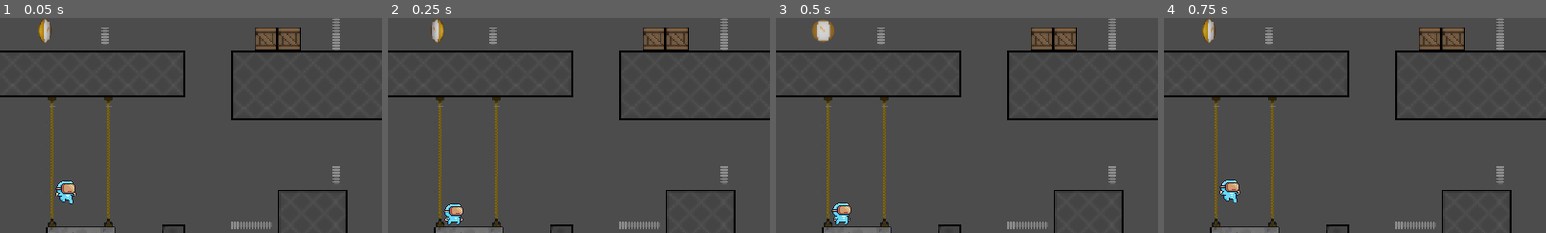
Above: before the commit, frames 1-4 (left to right).
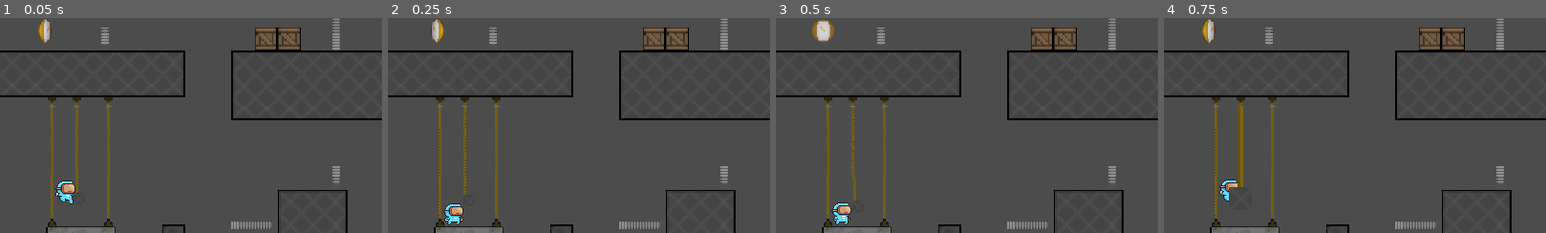
Above: after the commit, the same moments.

Repository: Maratonec/ClockWiseRun
Game: Godot game, scene res://Levels/one.tscn
Two runs of this game, one before a commit and one after it. Both use one fixed random seed, a clock stepped at 60 frames per second and the inputs below.
Inputs:
- Up to frame 1 (0.05 s): no input
- Up to frame 2 (0.25 s): no input
- Up to frame 3 (0.5 s): no input
- Up to frame 4 (0.75 s): hold D (right) from 0.53 s (still down); hold R (R) from 0.53 s (still down)
The pictures show only the part of the screen within x 0-50%, y 41-91%; the shares and areas given below are measured in that part.

The runs differ from the first frame. In frame 1, 0.4% of the frame differs, in the area x 19-22%, y 36-84%; in frame 2, 0.4%; in frame 3, 0.4%; in frame 4, 0.8%, in the area x 17-22%, y 36-86%.

Commit message:
Ropes on platform part 1

Diff:
--- a/Levels/one.tscn
+++ b/Levels/one.tscn
@@ -19,6 +19,7 @@
 [ext_resource path="res://Assets/Clock/10.png" type="Texture" id=17]
 [ext_resource path="res://Assets/Clock/12.png" type="Texture" id=18]
 [ext_resource path="res://Assets/Virtual Guy/Jump (32x32).png" type="Texture" id=19]
+[ext_resource path="res://Util/Rope/Chain.tscn" type="PackedScene" id=20]
 
 [sub_resource type="SpriteFrames" id=1]
 animations = [ {
@@ -125,11 +126,6 @@
 
 [sub_resource type="SpriteFrames" id=26]
 animations = [ {
-"frames": [ ExtResource( 19 ) ],
-"loop": true,
-"name": "Jump",
-"speed": 12.0
-}, {
 "frames": [ SubResource( 3 ), SubResource( 4 ), SubResource( 5 ), SubResource( 6 ), SubResource( 7 ), SubResource( 8 ), SubResource( 9 ), SubResource( 10 ), SubResource( 11 ), SubResource( 12 ), SubResource( 13 ), SubResource( 14 ) ],
 "loop": true,
 "name": "Run",
@@ -144,6 +140,11 @@
 "loop": true,
 "name": "Fall",
 "speed": 5.0
+}, {
+"frames": [ ExtResource( 19 ) ],
+"loop": true,
+"name": "Jump",
+"speed": 12.0
 } ]
 
 [sub_resource type="ConvexPolygonShape2D" id=27]
@@ -198,4 +199,8 @@
 shape = SubResource( 27 )
 
 [node name="OnScreen" type="VisibilityNotifier2D" parent="Player"]
+
+[node name="Chain" parent="." instance=ExtResource( 20 )]
+position = Vector2( 106, 360 )
+loops = 30
 [connection signal="body_entered" from="Clock" to="Player" method="_on_Clock_body_entered"]
--- a/Levels/three.tscn
+++ b/Levels/three.tscn
@@ -21,96 +21,96 @@
 [ext_resource path="res://Util/fps_label.tscn" type="PackedScene" id=19]
 
 [sub_resource type="AtlasTexture" id=1]
-atlas = ExtResource( 6 )
+atlas = ExtResource( 7 )
 region = Rect2( 0, 0, 32, 32 )
 
 [sub_resource type="AtlasTexture" id=2]
-atlas = ExtResource( 6 )
+atlas = ExtResource( 7 )
 region = Rect2( 32, 0, 32, 32 )
 
 [sub_resource type="AtlasTexture" id=3]
-atlas = ExtResource( 6 )
+atlas = ExtResource( 7 )
 region = Rect2( 64, 0, 32, 32 )
 
 [sub_resource type="AtlasTexture" id=4]
-atlas = ExtResource( 6 )
+atlas = ExtResource( 7 )
 region = Rect2( 96, 0, 32, 32 )
 
 [sub_resource type="AtlasTexture" id=5]
-atlas = ExtResource( 6 )
+atlas = ExtResource( 7 )
 region = Rect2( 128, 0, 32, 32 )
 
 [sub_resource type="AtlasTexture" id=6]
-atlas = ExtResource( 6 )
+atlas = ExtResource( 7 )
 region = Rect2( 160, 0, 32, 32 )
 
 [sub_resource type="AtlasTexture" id=7]
-atlas = ExtResource( 6 )
+atlas = ExtResource( 7 )
 region = Rect2( 192, 0, 32, 32 )
 
 [sub_resource type="AtlasTexture" id=8]
-atlas = ExtResource( 6 )
+atlas = ExtResource( 7 )
 region = Rect2( 224, 0, 32, 32 )
 
 [sub_resource type="AtlasTexture" id=9]
-atlas = ExtResource( 6 )
+atlas = ExtResource( 7 )
 region = Rect2( 256, 0, 32, 32 )
 
 [sub_resource type="AtlasTexture" id=10]
-atlas = ExtResource( 6 )
+atlas = ExtResource( 7 )
 region = Rect2( 288, 0, 32, 32 )
 
 [sub_resource type="AtlasTexture" id=11]
-atlas = ExtResource( 6 )
+atlas = ExtResource( 7 )
 region = Rect2( 320, 0, 32, 32 )
 
 [sub_resource type="AtlasTexture" id=12]
 atlas = ExtResource( 6 )
+region = Rect2( 0, 0, 32, 32 )
+
+[sub_resource type="AtlasTexture" id=13]
+atlas = ExtResource( 6 )
+region = Rect2( 32, 0, 32, 32 )
+
+[sub_resource type="AtlasTexture" id=14]
+atlas = ExtResource( 6 )
+region = Rect2( 64, 0, 32, 32 )
+
+[sub_resource type="AtlasTexture" id=15]
+atlas = ExtResource( 6 )
+region = Rect2( 96, 0, 32, 32 )
+
+[sub_resource type="AtlasTexture" id=16]
+atlas = ExtResource( 6 )
+region = Rect2( 128, 0, 32, 32 )
+
+[sub_resource type="AtlasTexture" id=17]
+atlas = ExtResource( 6 )
+region = Rect2( 160, 0, 32, 32 )
+
+[sub_resource type="AtlasTexture" id=18]
+atlas = ExtResource( 6 )
+region = Rect2( 192, 0, 32, 32 )
+
+[sub_resource type="AtlasTexture" id=19]
+atlas = ExtResource( 6 )
+region = Rect2( 224, 0, 32, 32 )
+
+[sub_resource type="AtlasTexture" id=20]
+atlas = ExtResource( 6 )
+region = Rect2( 256, 0, 32, 32 )
+
+[sub_resource type="AtlasTexture" id=21]
+atlas = ExtResource( 6 )
+region = Rect2( 288, 0, 32, 32 )
+
+[sub_resource type="AtlasTexture" id=22]
+atlas = ExtResource( 6 )
+region = Rect2( 320, 0, 32, 32 )
+
+[sub_resource type="AtlasTexture" id=23]
+atlas = ExtResource( 6 )
 region = Rect2( 352, 0, 32, 32 )
-
-[sub_resource type="AtlasTexture" id=13]
-atlas = ExtResource( 7 )
-region = Rect2( 0, 0, 32, 32 )
-
-[sub_resource type="AtlasTexture" id=14]
-atlas = ExtResource( 7 )
-region = Rect2( 32, 0, 32, 32 )
-
-[sub_resource type="AtlasTexture" id=15]
-atlas = ExtResource( 7 )
-region = Rect2( 64, 0, 32, 32 )
-
-[sub_resource type="AtlasTexture" id=16]
-atlas = ExtResource( 7 )
-region = Rect2( 96, 0, 32, 32 )
-
-[sub_resource type="AtlasTexture" id=17]
-atlas = ExtResource( 7 )
-region = Rect2( 128, 0, 32, 32 )
-
-[sub_resource type="AtlasTexture" id=18]
-atlas = ExtResource( 7 )
-region = Rect2( 160, 0, 32, 32 )
-
-[sub_resource type="AtlasTexture" id=19]
-atlas = ExtResource( 7 )
-region = Rect2( 192, 0, 32, 32 )
-
-[sub_resource type="AtlasTexture" id=20]
-atlas = ExtResource( 7 )
-region = Rect2( 224, 0, 32, 32 )
-
-[sub_resource type="AtlasTexture" id=21]
-atlas = ExtResource( 7 )
-region = Rect2( 256, 0, 32, 32 )
-
-[sub_resource type="AtlasTexture" id=22]
-atlas = ExtResource( 7 )
-region = Rect2( 288, 0, 32, 32 )
-
-[sub_resource type="AtlasTexture" id=23]
-atlas = ExtResource( 7 )
-region = Rect2( 320, 0, 32, 32 )
 
 [sub_resource type="SpriteFrames" id=24]
 animations = [ {
@@ -119,20 +119,20 @@
 "name": "Jump",
 "speed": 12.0
 }, {
-"frames": [ SubResource( 1 ), SubResource( 2 ), SubResource( 3 ), SubResource( 4 ), SubResource( 5 ), SubResource( 6 ), SubResource( 7 ), SubResource( 8 ), SubResource( 9 ), SubResource( 10 ), SubResource( 11 ), SubResource( 12 ) ],
-"loop": true,
-"name": "Run",
-"speed": 12.0
+"frames": [ ExtResource( 5 ) ],
+"loop": true,
+"name": "Fall",
+"speed": 5.0
 }, {
-"frames": [ SubResource( 13 ), SubResource( 14 ), SubResource( 15 ), SubResource( 16 ), SubResource( 17 ), SubResource( 18 ), SubResource( 19 ), SubResource( 20 ), SubResource( 21 ), SubResource( 22 ), SubResource( 23 ) ],
+"frames": [ SubResource( 1 ), SubResource( 2 ), SubResource( 3 ), SubResource( 4 ), SubResource( 5 ), SubResource( 6 ), SubResource( 7 ), SubResource( 8 ), SubResource( 9 ), SubResource( 10 ), SubResource( 11 ) ],
 "loop": true,
 "name": "Idle",
 "speed": 12.0
 }, {
-"frames": [ ExtResource( 5 ) ],
-"loop": true,
-"name": "Fall",
-"speed": 5.0
+"frames": [ SubResource( 12 ), SubResource( 13 ), SubResource( 14 ), SubResource( 15 ), SubResource( 16 ), SubResource( 17 ), SubResource( 18 ), SubResource( 19 ), SubResource( 20 ), SubResource( 21 ), SubResource( 22 ), SubResource( 23 ) ],
+"loop": true,
+"name": "Run",
+"speed": 12.0
 } ]
 
 [sub_resource type="ConvexPolygonShape2D" id=25]
@@ -184,7 +184,7 @@
 [node name="OnScreen" type="VisibilityNotifier2D" parent="Player"]
 
 [node name="Clock" type="Area2D" parent="."]
-position = Vector2( 27.7723, 119.099 )
+position = Vector2( 1001.51, 195.098 )
 __meta__ = {
 "_edit_group_": true
 }
--- a/TileSet/test.tscn
+++ b/TileSet/test.tscn
@@ -5,15 +5,21 @@
 [sub_resource type="RectangleShape2D" id=1]
 extents = Vector2( 8, 8 )
 
-[sub_resource type="RectangleShape2D" id=6]
-extents = Vector2( 8, 4 )
-
 [sub_resource type="RectangleShape2D" id=2]
 extents = Vector2( 8, 4 )
 
 [sub_resource type="RectangleShape2D" id=3]
 extents = Vector2( 8, 4 )
 
+[sub_resource type="RectangleShape2D" id=4]
+extents = Vector2( 8, 4 )
+
+[sub_resource type="RectangleShape2D" id=5]
+extents = Vector2( 0, 0 )
+
+[sub_resource type="RectangleShape2D" id=6]
+extents = Vector2( 0, 0 )
+
 [sub_resource type="RectangleShape2D" id=7]
 extents = Vector2( 0, 0 )
 
@@ -21,15 +27,9 @@
 extents = Vector2( 0, 0 )
 
 [sub_resource type="RectangleShape2D" id=9]
-extents = Vector2( 0, 0 )
+extents = Vector2( 8, 4 )
 
 [sub_resource type="RectangleShape2D" id=10]
-extents = Vector2( 0, 0 )
-
-[sub_resource type="RectangleShape2D" id=4]
-extents = Vector2( 8, 4 )
-
-[sub_resource type="RectangleShape2D" id=5]
 extents = Vector2( 8, 4 )
 
 [sub_resource type="RectangleShape2D" id=11]
@@ -259,54 +259,54 @@
 [node name="StaticBody2D" type="StaticBody2D" parent="12"]
 
 [node name="CollisionShape2D" type="CollisionShape2D" parent="12/StaticBody2D"]
+shape = SubResource( 5 )
+disabled = true
+
+[node name="13" type="Sprite" parent="."]
+position = Vector2( 80, 16 )
+texture = ExtResource( 1 )
+region_enabled = true
+region_rect = Rect2( 16, 16, 16, 16 )
+__meta__ = {
+"_edit_group_": true
+}
+
+[node name="StaticBody2D" type="StaticBody2D" parent="13"]
+
+[node name="CollisionShape2D" type="CollisionShape2D" parent="13/StaticBody2D"]
+visible = false
+shape = SubResource( 6 )
+disabled = true
+
+[node name="14" type="Sprite" parent="."]
+position = Vector2( 96, 16 )
+texture = ExtResource( 1 )
+region_enabled = true
+region_rect = Rect2( 32, 16, 16, 16 )
+__meta__ = {
+"_edit_group_": true
+}
+
+[node name="StaticBody2D" type="StaticBody2D" parent="14"]
+
+[node name="CollisionShape2D" type="CollisionShape2D" parent="14/StaticBody2D"]
 shape = SubResource( 7 )
 disabled = true
 
-[node name="13" type="Sprite" parent="."]
-position = Vector2( 80, 16 )
-texture = ExtResource( 1 )
-region_enabled = true
-region_rect = Rect2( 16, 16, 16, 16 )
-__meta__ = {
-"_edit_group_": true
-}
-
-[node name="StaticBody2D" type="StaticBody2D" parent="13"]
-
-[node name="CollisionShape2D" type="CollisionShape2D" parent="13/StaticBody2D"]
-visible = false
+[node name="15" type="Sprite" parent="."]
+position = Vector2( 112, 16 )
+texture = ExtResource( 1 )
+region_enabled = true
+region_rect = Rect2( 48, 16, 16, 16 )
+__meta__ = {
+"_edit_group_": true
+}
+
+[node name="StaticBody2D" type="StaticBody2D" parent="15"]
+
+[node name="CollisionShape2D" type="CollisionShape2D" parent="15/StaticBody2D"]
 shape = SubResource( 8 )
 disabled = true
-
-[node name="14" type="Sprite" parent="."]
-position = Vector2( 96, 16 )
-texture = ExtResource( 1 )
-region_enabled = true
-region_rect = Rect2( 32, 16, 16, 16 )
-__meta__ = {
-"_edit_group_": true
-}
-
-[node name="StaticBody2D" type="StaticBody2D" parent="14"]
-
-[node name="CollisionShape2D" type="CollisionShape2D" parent="14/StaticBody2D"]
-shape = SubResource( 9 )
-disabled = true
-
-[node name="15" type="Sprite" parent="."]
-position = Vector2( 112, 16 )
-texture = ExtResource( 1 )
-region_enabled = true
-region_rect = Rect2( 48, 16, 16, 16 )
-__meta__ = {
-"_edit_group_": true
-}
-
-[node name="StaticBody2D" type="StaticBody2D" parent="15"]
-
-[node name="CollisionShape2D" type="CollisionShape2D" parent="15/StaticBody2D"]
-shape = SubResource( 10 )
-disabled = true
 one_way_collision_margin = 0.0
 
 [node name="16" type="Sprite" parent="."]
--- /dev/null
+++ b/Util/Rope/Chain.gd
@@ -0,0 +1,30 @@
+extends Node2D
+const LOOP = preload("res://Util/Rope/rope.tscn")
+const LINK = preload("res://Util/Rope/Link.tscn")
+const PLATFORM = preload("res://Util/Rope/platform.tscn")
+
+export (int) var loops
+
+func _ready():
+	var Parent = $Anchor
+	var Child = addLoop(Parent, 4, LOOP)
+	addLink(Parent, Child)
+	Parent = Child
+	for i in range (loops):
+		Child = addLoop(Parent, 2, LOOP)
+		addLink(Parent, Child)
+		Parent = Child
+	Child = addLoop(Parent, 2, PLATFORM)
+	addLink(Parent, Child)
+	Parent = Child
+func addLoop(parent, space, type):
+	var loop = type.instance()
+	loop.position = parent.position
+	loop.position.y += space
+	add_child(loop)
+	return loop
+func addLink(parent, child):
+	var pin = LINK.instance()
+	pin.node_a = parent.get_path()
+	pin.node_b = child.get_path()
+	parent.add_child(pin)
--- /dev/null
+++ b/Util/Rope/Chain.tscn
@@ -0,0 +1,25 @@
+[gd_scene load_steps=4 format=2]
+
+[ext_resource path="res://Assets/TileSet/tile-1.png" type="Texture" id=1]
+[ext_resource path="res://Util/Rope/Chain.gd" type="Script" id=2]
+
+[sub_resource type="RectangleShape2D" id=1]
+extents = Vector2( 1, 3 )
+
+[node name="Chain" type="Node2D"]
+scale = Vector2( 2, 2 )
+script = ExtResource( 2 )
+__meta__ = {
+"_edit_group_": true
+}
+
+[node name="Anchor" type="StaticBody2D" parent="."]
+collision_layer = 3
+
+[node name="Sprite" type="Sprite" parent="Anchor"]
+texture = ExtResource( 1 )
+region_enabled = true
+region_rect = Rect2( 17, 16, 6, 8 )
+
+[node name="CollisionShape2D" type="CollisionShape2D" parent="Anchor"]
+shape = SubResource( 1 )
--- /dev/null
+++ b/Util/Rope/Link.tscn
@@ -0,0 +1,9 @@
+[gd_scene format=2]
+
+[node name="PinJoint2D" type="PinJoint2D"]
+bias = 0.026
+
+[node name="Sprite" type="Sprite" parent="."]
+z_index = 1
+region_enabled = true
+region_rect = Rect2( 0, 16, 16, 16 )
--- /dev/null
+++ b/Util/Rope/platform.tscn
@@ -0,0 +1,21 @@
+[gd_scene load_steps=3 format=2]
+
+[ext_resource path="res://Assets/TileSet/tile-1.png" type="Texture" id=1]
+
+[sub_resource type="RectangleShape2D" id=1]
+extents = Vector2( 8, 8 )
+
+[node name="Part" type="RigidBody2D"]
+collision_layer = 3
+mass = 150.07
+__meta__ = {
+"_edit_group_": true
+}
+
+[node name="Sprite" type="Sprite" parent="."]
+texture = ExtResource( 1 )
+region_enabled = true
+region_rect = Rect2( 96, 80, 16, 16 )
+
+[node name="CollisionShape2D" type="CollisionShape2D" parent="."]
+shape = SubResource( 1 )
--- /dev/null
+++ b/Util/Rope/rope.tscn
@@ -0,0 +1,22 @@
+[gd_scene load_steps=3 format=2]
+
+[ext_resource path="res://Assets/TileSet/tile-1.png" type="Texture" id=1]
+
+[sub_resource type="RectangleShape2D" id=1]
+extents = Vector2( 2, 2 )
+
+[node name="Part" type="RigidBody2D"]
+collision_layer = 2
+collision_mask = 2
+__meta__ = {
+"_edit_group_": true
+}
+
+[node name="Sprite" type="Sprite" parent="."]
+scale = Vector2( 2, 2 )
+texture = ExtResource( 1 )
+region_enabled = true
+region_rect = Rect2( 3, 16, 2, 2 )
+
+[node name="CollisionShape2D" type="CollisionShape2D" parent="."]
+shape = SubResource( 1 )
Not shown: 1 places in Levels/one.tscn that only renumber resources
Not shown: 5 places in TileSet/test.tscn that only renumber resources
Not shown, changed: export_presets.cfg
Not shown, added: ClockWiseRun.exe
Not shown, added: debug.log
